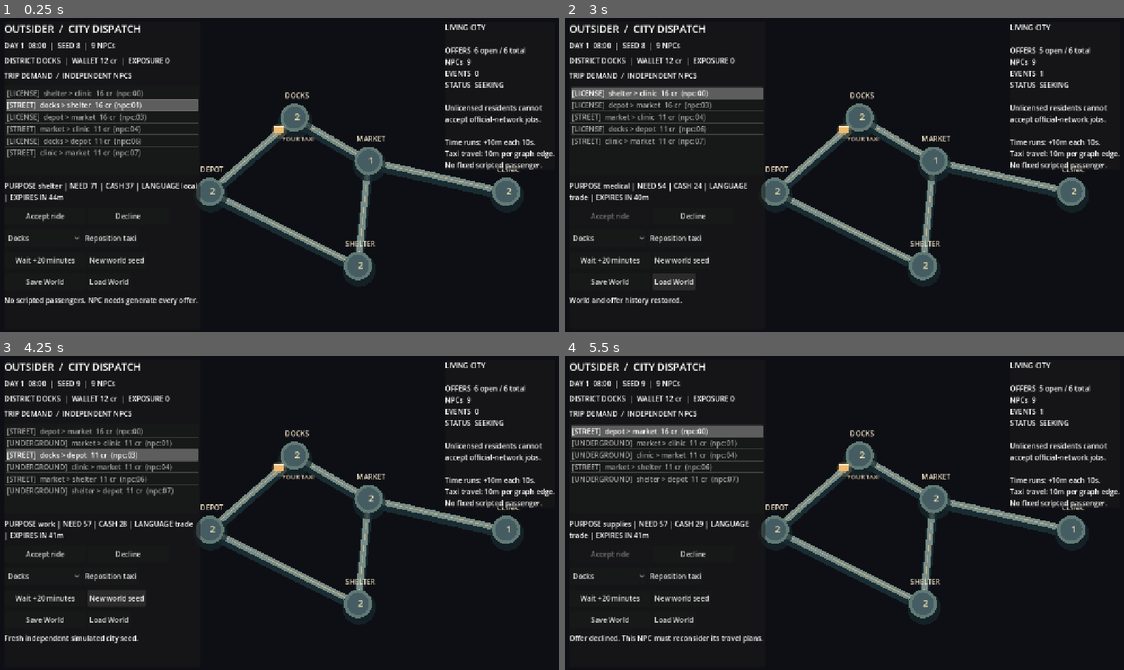
Above: before the commit, frames 1-4 (two rows, left to right).
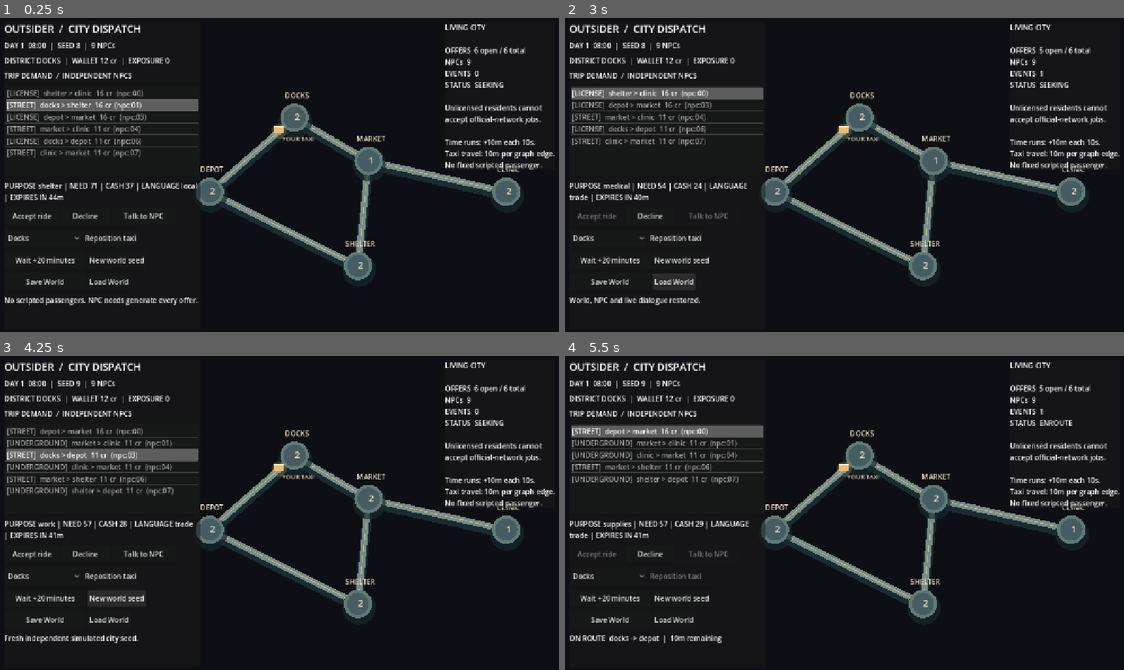
Above: after the commit, the same moments.

Repository: MohamedXIV/outsider-driver-2d
Game: Godot game, scene res://scenes/sandbox.tscn
Same seed, same stepped clock (60 frames per second), same inputs: the game is played once before the commit and once after it.
Inputs (mouse positions are in pixels of both pictures, inside the frame that each line leads up to):
- Up to frame 1 (0.25 s): no input
- Up to frame 2 (3 s): click "Decline" at 0.5 s; click "Reposition taxi" at 1.25 s; click "Save World" at 2 s; click "Load World" at 2.75 s
- Up to frame 3 (4.25 s): click "New world seed" at 3.5 s
- Up to frame 4 (5.5 s): click (710, 553) at 4.25 s, where only the run after the commit has a clickable "Talk to NPC"; click (598, 553) at 5 s, where only the run after the commit has a clickable "Accept ride"

The runs differ from the first frame. In frame 1, 0.3% of the frame differs, in the area x 2-30%, y 62-65%; in frame 2, 0.5%; in frame 3, 0.3%; in frame 4, 0.9%, in the area x 1-91%, y 20-92%.

Commit message:
S1: playable contextual NPC Ink panel, real validated decisions and mid-dialogue recovery

Diff:
--- a/scenes/sandbox.tscn
+++ b/scenes/sandbox.tscn
@@ -58,13 +58,18 @@
 
 [node name="Accept" type="Button" parent="HUD/DockPanel/Content/Actions"]
 layout_mode = 2
-custom_minimum_size = Vector2(185, 38)
+custom_minimum_size = Vector2(125, 38)
 text = "Accept ride"
 
 [node name="Decline" type="Button" parent="HUD/DockPanel/Content/Actions"]
 layout_mode = 2
-custom_minimum_size = Vector2(185, 38)
+custom_minimum_size = Vector2(110, 38)
 text = "Decline"
+
+[node name="Talk" type="Button" parent="HUD/DockPanel/Content/Actions"]
+layout_mode = 2
+custom_minimum_size = Vector2(145, 38)
+text = "Talk to NPC"
 
 [node name="Navigation" type="HBoxContainer" parent="HUD/DockPanel/Content"]
 layout_mode = 2
@@ -118,3 +123,28 @@
 [node name="WorldInfo" type="Label" parent="HUD/WorldPanel/Content"]
 layout_mode = 2
 text = "LIVING CITY"
+
+[node name="DialoguePanel" type="PanelContainer" parent="HUD"]
+offset_left = 515.0
+offset_top = 395.0
+offset_right = 1005.0
+offset_bottom = 695.0
+visible = false
+
+[node name="Content" type="VBoxContainer" parent="HUD/DialoguePanel"]
+layout_mode = 2
+theme_override_constants/separation = 8
+
+[node name="Title" type="Label" parent="HUD/DialoguePanel/Content"]
+layout_mode = 2
+text = "SPEAKING TO RESIDENT"
+
+[node name="Line" type="Label" parent="HUD/DialoguePanel/Content"]
+custom_minimum_size = Vector2(470, 76)
+layout_mode = 2
+autowrap_mode = 3
+text = "A live NPC speaks in their own language."
+
+[node name="Choices" type="VBoxContainer" parent="HUD/DialoguePanel/Content"]
+layout_mode = 2
+theme_override_constants/separation = 5
--- a/scripts/sandbox/sandbox_main.gd
+++ b/scripts/sandbox/sandbox_main.gd
@@ -11,6 +11,11 @@
 @onready var _reposition: Button = $HUD/DockPanel/Content/Navigation/Reposition
 @onready var _clock: Label = $HUD/DockPanel/Content/Clock
 @onready var _world_info: Label = $HUD/WorldPanel/Content/WorldInfo
+@onready var _talk: Button = $HUD/DockPanel/Content/Actions/Talk
+@onready var _dialogue_panel: PanelContainer = $HUD/DialoguePanel
+@onready var _dialogue_title: Label = $HUD/DialoguePanel/Content/Title
+@onready var _dialogue_text: Label = $HUD/DialoguePanel/Content/Line
+@onready var _dialogue_choices: VBoxContainer = $HUD/DialoguePanel/Content/Choices
 
 const REAL_SECONDS_PER_STEP: float = 10.0
 
@@ -18,6 +23,9 @@
 var _selected_id: String = ""
 var _notice_text: String = "No scripted passengers. NPC needs generate every offer."
 var _elapsed: float = 0.0
+var _conversation: SandboxConversation
+var _last_intent: String = ""
+var _last_outcome: String = ""
 
 
 func _ready() -> void:
@@ -26,6 +34,7 @@
 		_districts.add_item(district.capitalize())
 	_districts.select(0)
 	_offers.item_selected.connect(_on_selected)
+	_talk.pressed.connect(_on_talk)
 	_accept.pressed.connect(_on_accept)
 	_decline.pressed.connect(_on_decline)
 	_reposition.pressed.connect(_on_reposition)
@@ -49,8 +58,41 @@
 	_render()
 
 
+func _on_talk() -> void:
+	var conversation: SandboxConversation = SandboxConversation.new()
+	if not conversation.open(_world, _selected_id, get_tree()):
+		_notice_text = "Speak locally to an available resident; no valid offer here."
+		_render()
+		return
+	_conversation = conversation
+	_last_intent = "request_trip"
+	_last_outcome = ""
+	_notice_text = "The resident speaks. Speech is determined by NPC state."
+	_render()
+
+
+func _on_dialogue_choice(index: int) -> void:
+	if _conversation == null or not _conversation.choose(index, _world):
+		_notice_text = "That request is no longer valid."
+		_conversation = null
+		_last_outcome = "invalid"
+		_render()
+		return
+	var frame: Dictionary = _conversation.current_frame()
+	for tag in frame.get("tags", []):
+		if str(tag).begins_with("intent:"):
+			_last_intent = str(tag).trim_prefix("intent:")
+	if _conversation.is_finished():
+		_last_outcome = _conversation.outcome()
+		_notice_text = "Conversation outcome: %s. The world owns the decision." % _last_outcome
+		_conversation = null
+	_render()
+
+
 func _on_accept() -> void:
 	if _world.accept(_selected_id):
+		_conversation = null
+		_last_outcome = "accepted"
 		_notice_text = "Job accepted. World time still moves; complete the route by waiting."
 	else:
 		_notice_text = "Not accessible: travel to origin or avoid licensed dispatch."
@@ -59,6 +101,8 @@
 
 func _on_decline() -> void:
 	if _world.decline(_selected_id):
+		_conversation = null
+		_last_outcome = "declined"
 		_notice_text = "Offer declined. This NPC must reconsider its travel plans."
 	_render()
 
@@ -66,6 +110,7 @@
 func _on_reposition() -> void:
 	var destination: String = SandboxRoads.DISTRICTS[_districts.get_selected_id()]
 	if _world.reposition(destination):
+		_conversation = null
 		_notice_text = "Repositioned via city roads; offers continued aging."
 	else:
 		_notice_text = "Cannot move: already here, busy or insufficient credits."
@@ -80,6 +125,9 @@
 
 func _on_new_seed() -> void:
 	_world = SandboxWorld.new(_world.seed + 1)
+	_conversation = null
+	_last_intent = ""
+	_last_outcome = ""
 	_city.world = _world
 	_selected_id = ""
 	_elapsed = 0.0
@@ -88,24 +136,42 @@
 
 
 func _on_save() -> void:
-	_notice_text = "Sandbox saved." if SandboxSave.save_world(_world) else "Save failed."
+	var dialogue_snapshot: Dictionary = _conversation.snapshot() if _conversation != null else {}
+	_notice_text = "Sandbox saved." if SandboxSave.save_world(_world, SandboxSave.PATH, dialogue_snapshot) else "Save failed."
 	_render()
 
 
 func _on_load() -> void:
-	var saved: SandboxWorld = SandboxSave.load_world()
-	if saved == null:
+	var bundle: Dictionary = SandboxSave.load_bundle()
+	if bundle.is_empty():
 		_notice_text = "No valid sandbox save."
-	else:
-		_world = saved
-		_city.world = saved
-		_selected_id = ""
-		_elapsed = 0.0
-		_notice_text = "World and offer history restored."
+		_render()
+		return
+	var saved: SandboxWorld = bundle["world"] as SandboxWorld
+	var restored: SandboxConversation = null
+	var dialogue_state: Dictionary = bundle["dialogue"]
+	if not dialogue_state.is_empty():
+		restored = SandboxConversation.new()
+		if not restored.restore(saved, dialogue_state, get_tree()):
+			_notice_text = "Save has an invalid or expired conversation."
+			_render()
+			return
+	_world = saved
+	_city.world = saved
+	_conversation = restored
+	_selected_id = restored.offer_id if restored != null else ""
+	_elapsed = 0.0
+	_last_intent = "restored" if restored != null else ""
+	_last_outcome = ""
+	_notice_text = "World, NPC and live dialogue restored."
 	_render()
 
 
 func _render() -> void:
+	if _conversation != null and not _conversation.still_valid(_world):
+		_conversation = null
+		_last_outcome = "expired"
+		_notice_text = "That NPC request has expired or the speaker left."
 	_city.queue_redraw()
 	var clock_hour: int = (int(_world.minute) % 1440) / 60
 	var clock_minute: int = int(_world.minute) % 60
@@ -144,6 +210,8 @@
 	var eligible: bool = not chosen.is_empty() and chosen["origin"] == _world.player_district \
 			and chosen["channel"] != "official" and _world.active_offer_id.is_empty()
 	_accept.disabled = not eligible
+	_talk.disabled = chosen.is_empty() or chosen["origin"] != _world.player_district \
+			or not _world.active_offer_id.is_empty()
 	_decline.disabled = chosen.is_empty()
 	_reposition.disabled = not _world.active_offer_id.is_empty()
 	if chosen.is_empty():
@@ -154,6 +222,24 @@
 			maxi(0, int(chosen["expires_at"]) - _world.minute)
 		]
 	_notice.text = _notice_text
+	_dialogue_panel.visible = _conversation != null
+	for button in _dialogue_choices.get_children():
+		button.queue_free()
+	if _conversation != null:
+		var speaker_offer: Dictionary = _world.offer_by_id(_conversation.offer_id)
+		var speaker: Dictionary = _world.resident(str(speaker_offer.get("npc_id", "")))
+		_dialogue_title.text = "SPEAKING  |  %s  |  %s" % [
+			speaker["id"], "trade speech" if _conversation.understood() else "unfamiliar alien language"
+		]
+		var frame: Dictionary = _conversation.current_frame()
+		_dialogue_text.text = str(frame.get("text", ""))
+		var choices: Array = frame.get("choices", [])
+		for i in range(choices.size()):
+			var button: Button = Button.new()
+			button.text = str(choices[i])
+			button.custom_minimum_size = Vector2(0, 32)
+			button.pressed.connect(_on_dialogue_choice.bind(i))
+			_dialogue_choices.add_child(button)
 	var phase: String = "enroute" if not _world.active_offer_id.is_empty() else "seeking"
 	_world_info.text = "LIVING CITY\n\nOFFERS  %d open / %d total\nNPCs  %d\nEVENTS  %d\nSTATUS  %s\n\nUnlicensed residents cannot\naccept official-network jobs.\n\nTime runs: +10m each 10s.\nTaxi travel: 10m per graph edge.\nNo fixed scripted passenger." % [
 		available.size(), _world.offers.size(), _world.residents.size(),
@@ -165,10 +251,15 @@
 			route["origin"], route["destination"], _world.remaining_minutes
 		]
 	if OS.has_feature("web"):
-		var web_state: String = "Object.assign(document.documentEl …(213 unchanged characters)… boxAccepted:'%s',sandboxSettlements:'%d'})" % [
+		var web_state: String = "Object.assign(document.documentEl …(213 unchanged characters)… boxAccepted:'%s',sandboxSettlements:'%d',sandboxDialogue:'%s',sandboxDialogueChoices:'%d',sandboxDialogueUnderstood:'%s',sandboxDialogueOffer:'%s',sandboxDialogueIntent:'%s',sandboxDialogueOutcome:'%s',sandboxDialogueText:%s})" % [
 			_world.seed, available.size(), _world.residents.size(), _world.events.size(),
 			_world.credits, _world.risk, phase, _world.player_district,
-			_selected_id, str(not _accept.disabled).to_lower(), _settled_count()
+			_selected_id, str(not _accept.disabled).to_lower(), _settled_count(),
+			str(_conversation != null).to_lower(),
+			_dialogue_choices.get_child_count() if _conversation != null else 0,
+			str(_conversation.understood()).to_lower() if _conversation != null else "false",
+			_conversation.offer_id if _conversation != null else "",
+			_last_intent, _last_outcome, JSON.stringify(_dialogue_text.text if _conversation != null else "")
 		]
 		JavaScriptBridge.eval(web_state, true)
 
